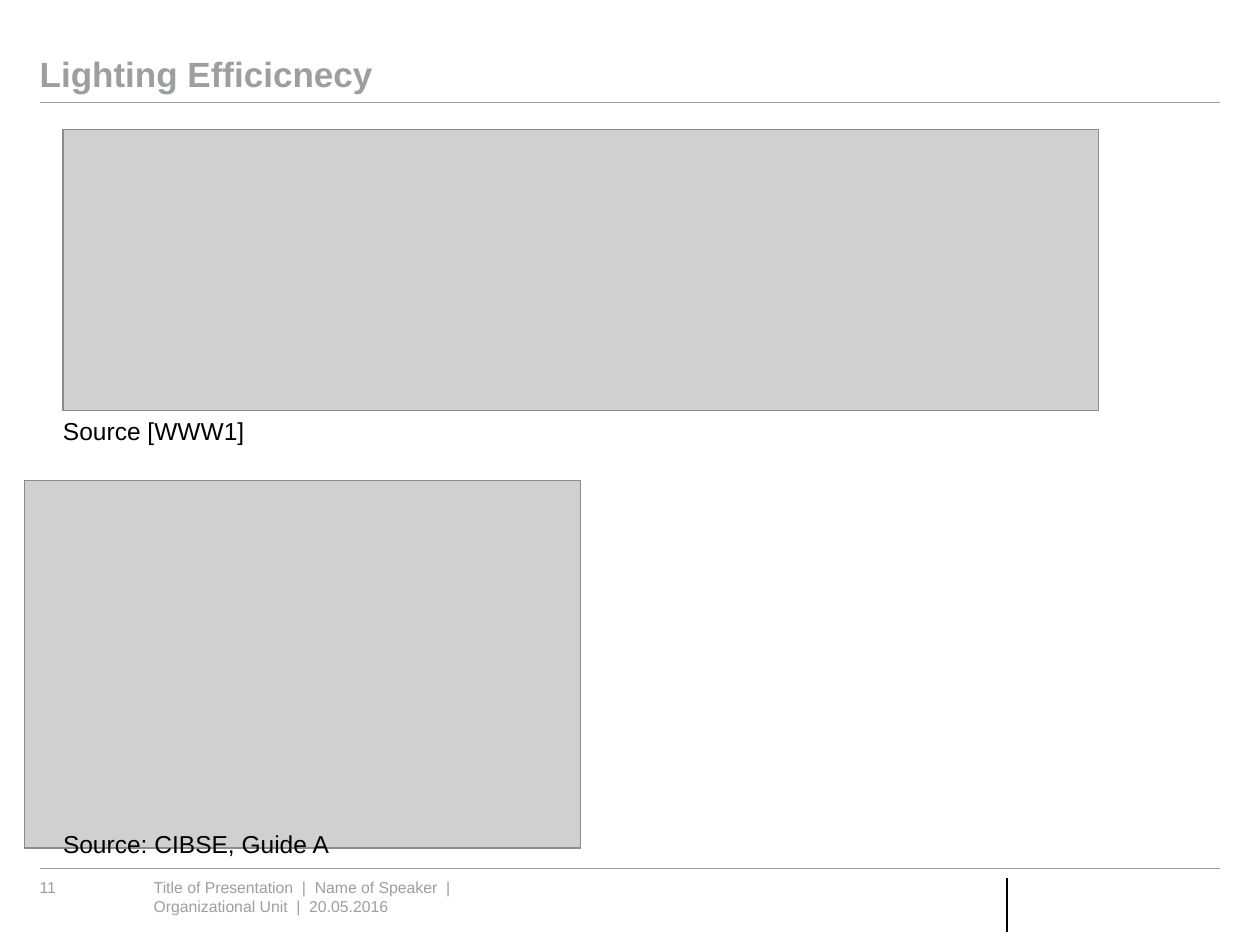
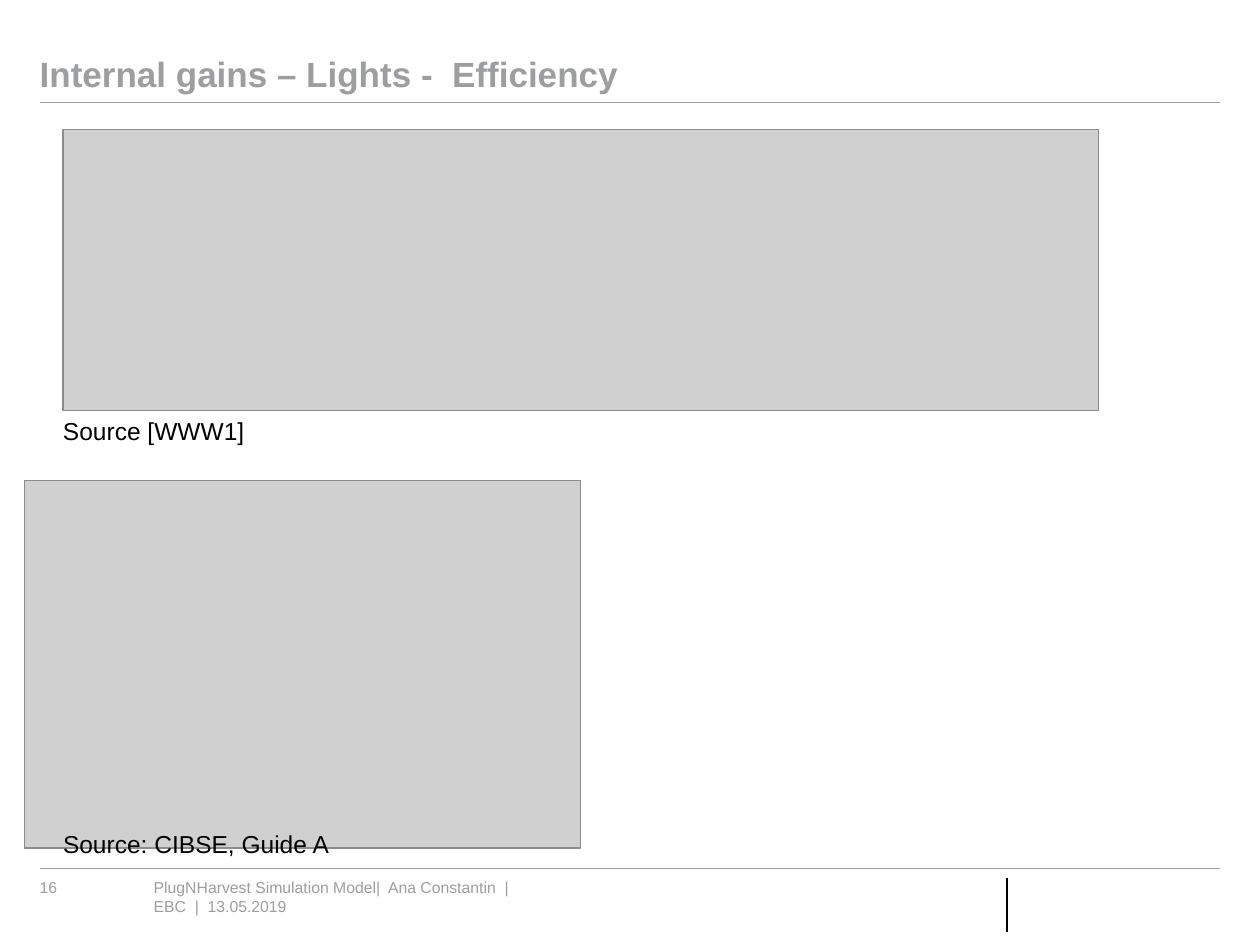
Before and after one commit to RWTH-EBC/AixLib, a slide deck: slide 16 of AixLib/Resources/PlugNHarvest/Presentation PlugNHarvest Model.pptx (slide 11 before the commit). Drawn at 1260x945 pixels with LibreOffice and Linux fonts; fonts in the diff are those of the drawing; grey boxes stand for pictures; background and template pictures are left out. Boxes give left, top, right and bottom in pixels: in the first picture for what was removed or moved away, otherwise in the second. Text is boxed around its words. In the diff, an @@ line names an element or a change of style, - is before the commit and + after.

Commit message:
Newest version of the Presentation PlugNHarvest Model.pptx

```diff
--- a/AixLib/Resources/PlugNHarvest/Presentation PlugNHarvest Model.pptx
+++ b/AixLib/Resources/PlugNHarvest/Presentation PlugNHarvest Model.pptx
@@ title at [40,62,617,93]: text changed @@
-Lighting Efficicnecy
+Internal gains – Lights - Efficiency
@@ page number at [40,882,58,893]: text changed @@
-11
+16
@@ text at [154,881,495,912]: text changed @@
-Title of Presentation | Name of Speaker | Organizational Unit | 20.05.2016
+PlugNHarvest Simulation Model| Ana Constantin | EBC | 13.05.2019
```
Also in this commit, not shown: 16 other slides changed, 5 slides added, 1 slide removed.
